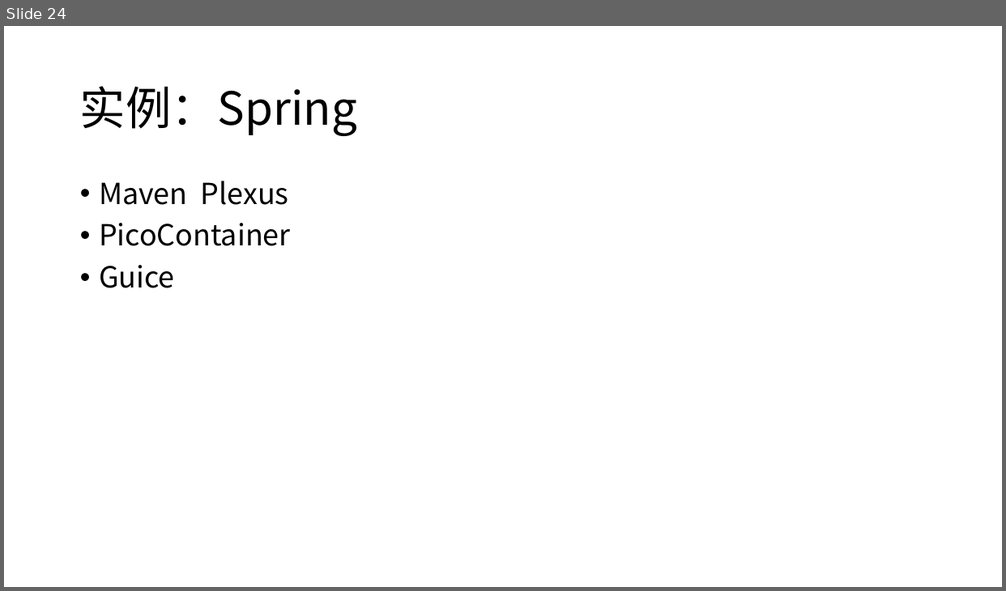
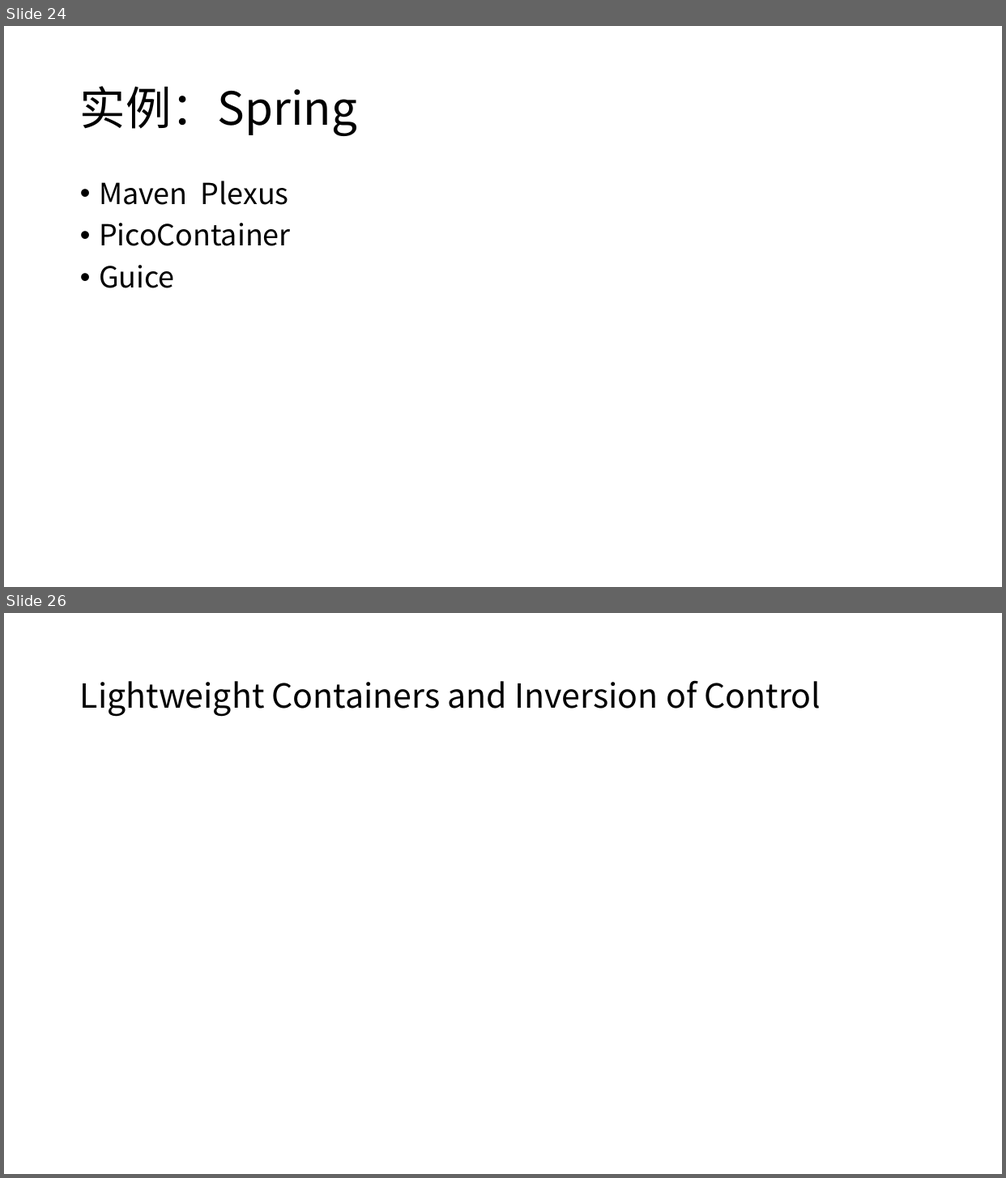
Before and after one commit to xiaozhiliaoo/my-slides, a slide deck: J2EE设计和编码指南.pptx. Shown one above the other, each under a label of ours: slide 24 before the commit, slides 24 and 26 after it; the slides between them are not shown. The pictures are 1006x591 and 1006x1178 pixels, drawn with LibreOffice and Linux fonts; fonts in the diff are those of the drawing. Boxes give left, top, right and bottom in pixels: in the first picture for what was removed or moved away, otherwise in the second. Text is boxed around its words. In the diff, an @@ line names an element or a change of style, - is before the commit and + after.

```diff
--- a/J2EE设计和编码指南.pptx
+++ b/J2EE设计和编码指南.pptx
@@ slide 26 added at box(4, 613, 1002, 1174), background #FFFFFF @@
@@ title added at box(80, 680, 821, 717), 32 pt, text #000000 @@
+Lightweight Containers and Inversion of Control
```
Also in this commit, not shown: 2 slides changed, 5 other slides added, 1 other file.
